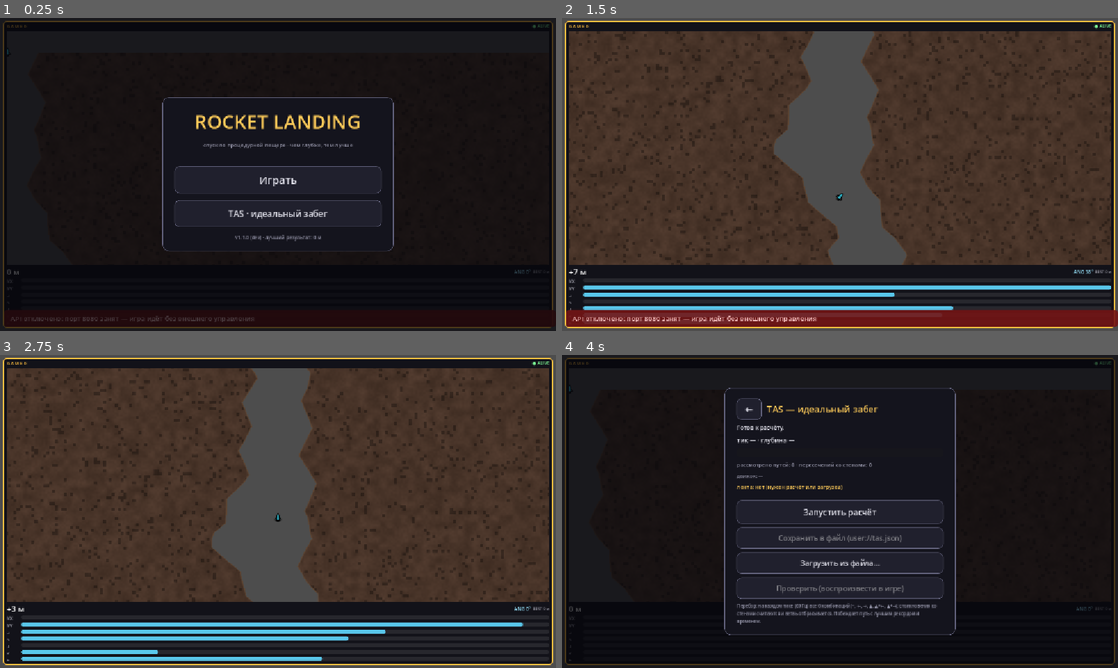
Above: before the commit, frames 1-4 (two rows, left to right).
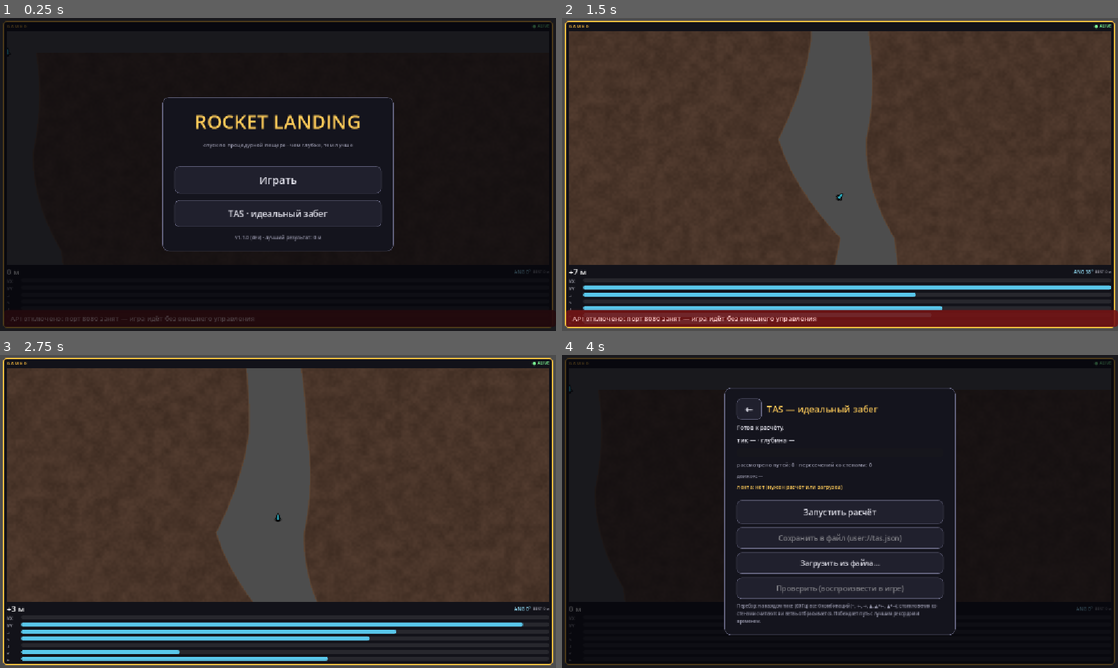
Above: after the commit, the same moments.

Repository: rival-afk/rocket-landing
Game: Godot game, scene res://main.tscn
Two runs of this game, one before a commit and one after it. Both use one fixed random seed, a clock stepped at 60 frames per second and the inputs below.
Inputs:
- Up to frame 1 (0.25 s): no input
- Up to frame 2 (1.5 s): click "Играть" at 0.5 s; hold Right (ui_right) from 1.28 s (still down)
- Up to frame 3 (2.75 s): release Right (ui_right) at 2 s; click "Играть" at 2 s
- Up to frame 4 (4 s): hold Left (ui_left) 2.78-3.5 s; click "TAS · идеальный забег" at 3.5 s

The runs differ from the first frame. In frame 2, 2.2% of the frame differs, in the area x 1-99%, y 4-94%; in frame 3, 2.2%; in frame 4, less than 0.1%.

Commit message:
game: restore exact cave from local rocket-landing (knots curl + sine ridge removed - unified map for all builds)

Diff:
--- a/game/cave.gd
+++ b/game/cave.gd
@@ -109,25 +109,16 @@
 	# плавный выход из стартовой точки, чтобы ракета не упёрлась в стену на старте
 	return v * clampf(absf(y) / (3.0 * KNOT), 0.0, 1.0)
 
-func tri(t: float) -> float:
-	var u := fposmod(t, 2.0)
-	return absf(u - 1.0) * 2.0 - 1.0
-
-func ridge(t: float, freq: float, amp: float, phase: float) -> float:
-	# треугольная волна — острые пики, угловатые переломы стен
-	var u := fposmod(t * freq + phase, 2.0)
-	return (absf(u - 1.0) * 2.0 - 1.0) * amp
-
 func half_at(y: float) -> float:
 	var k := floorf(y / KNOT)
 	var t := (y - k * KNOT) / KNOT
 	return lerpf(knot_half(k), knot_half(k + 1.0), t)
 
 func left_x(y: float) -> float:
-	return center_at(y) - half_at(y) + lane_offset + ridge(y, 0.016, 17.0, 0.3) + ridge(y, 0.007, 11.0, 1.1)
+	return center_at(y) - half_at(y) + lane_offset
 
 func right_x(y: float) -> float:
-	return center_at(y) + half_at(y) + lane_offset + ridge(y, 0.014, 17.0, 2.2) + ridge(y, 0.006, 11.0, 0.7)
+	return center_at(y) + half_at(y) + lane_offset
 
 func _update_segments() -> void:
 	if rocket == null:
--- a/game/cave_walls.gdshader
+++ b/game/cave_walls.gdshader
@@ -2,8 +2,8 @@
 
 // Отрисовка стен пещеры на GPU.
 // Коридор считается аналитически в фрагментном шейдере по таблице узлов,
-// которую GDScript заливает в knot_tex. Сверху накладываются острые переломы
-// (ridge), как в cave.gd — отрисовка совпадает с физикой.
+// которую GDScript заливает в knot_tex. Коллизия использует те же узлы —
+// визуал и физика совпадают.
 
 uniform sampler2D knot_tex : filter_nearest, repeat_disable;
 uniform float knot_start = -2.0;   // индекс узла, лежащий в texel 0
@@ -17,12 +17,6 @@
 
 float hash21(vec2 p) {
 	return fract(sin(dot(p, vec2(127.1, 311.7))) * 43758.5453);
-}
-
-float ridge(float t, float freq, float amp, float phase) {
-	float u = t * freq + phase;
-	u = u - floor(u / 2.0) * 2.0;     // fposmod(t, 2) в том же виде
-	return (abs(u - 1.0) * 2.0 - 1.0) * amp;
 }
 
 float vnoise(vec2 p) {
@@ -52,23 +46,15 @@
 	center *= clamp(abs(y) / (3.0 * KNOT), 0.0, 1.0);
 	float half_w = mix(a.y, b.y, t);
 
-	// угловатые переломы (те же частоты/фазы, что в cave.gd)
-	float ridge_l = ridge(y, 0.016, 17.0, 0.3) + ridge(y, 0.007, 11.0, 1.1);
-	float ridge_r = ridge(y, 0.014, 17.0, 2.2) + ridge(y, 0.006, 11.0, 0.7);
-
 	// расстояние до ближайшей границы коридора; > 0 — порода
-	float d_left = (center - half_w + ridge_l) - w_pos.x;
-	float d_right = w_pos.x - (center + half_w + ridge_r);
-	float d = max(d_left, d_right);
+	float d = abs(w_pos.x - center) - half_w;
 	if (d < 0.0) {
 		discard;   // сам коридор прозрачный — виден фон
 	}
 
-	// скальная текстура: value-noise + редкие трещины (угловатые тёмные поры)
-	float n = vnoise(w_pos * 0.055) * 0.68 + vnoise(w_pos * 0.19) * 0.24 + vnoise(w_pos * 0.055) * vnoise(w_pos * 0.19) * 0.08;
+	// скальная текстура: две октавы value-noise
+	float n = vnoise(w_pos * 0.045) * 0.62 + vnoise(w_pos * 0.17) * 0.38;
 	vec3 col = mix(rock_color.rgb, rock_color_hi.rgb, n);
-	float crack = step(0.92, hash21(floor(w_pos * 0.13)));
-	col = mix(col, col * 0.55, crack * 0.65);
 
 	// острый ободок ровно на границе коридора
 	float rim = 1.0 - smoothstep(0.0, rim_width, abs(d));
